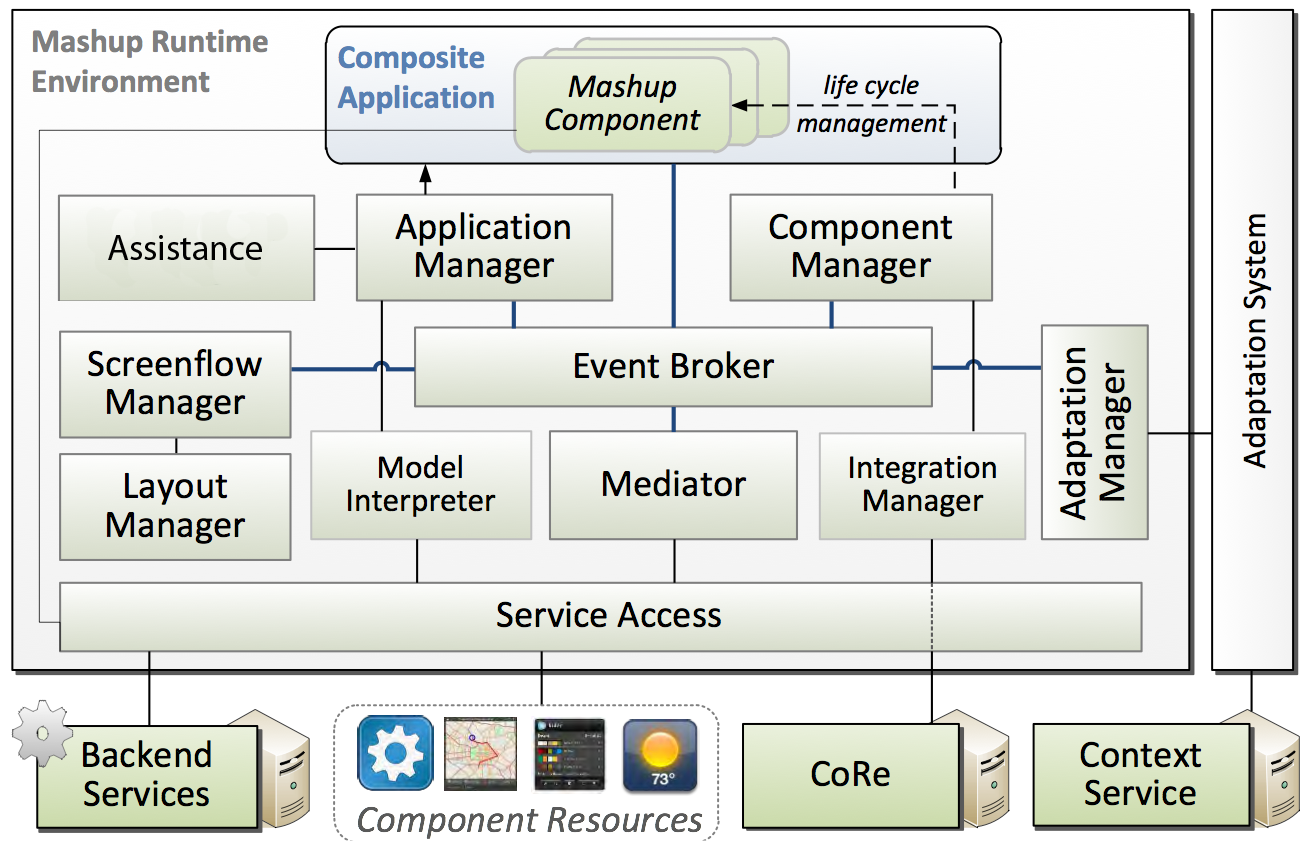
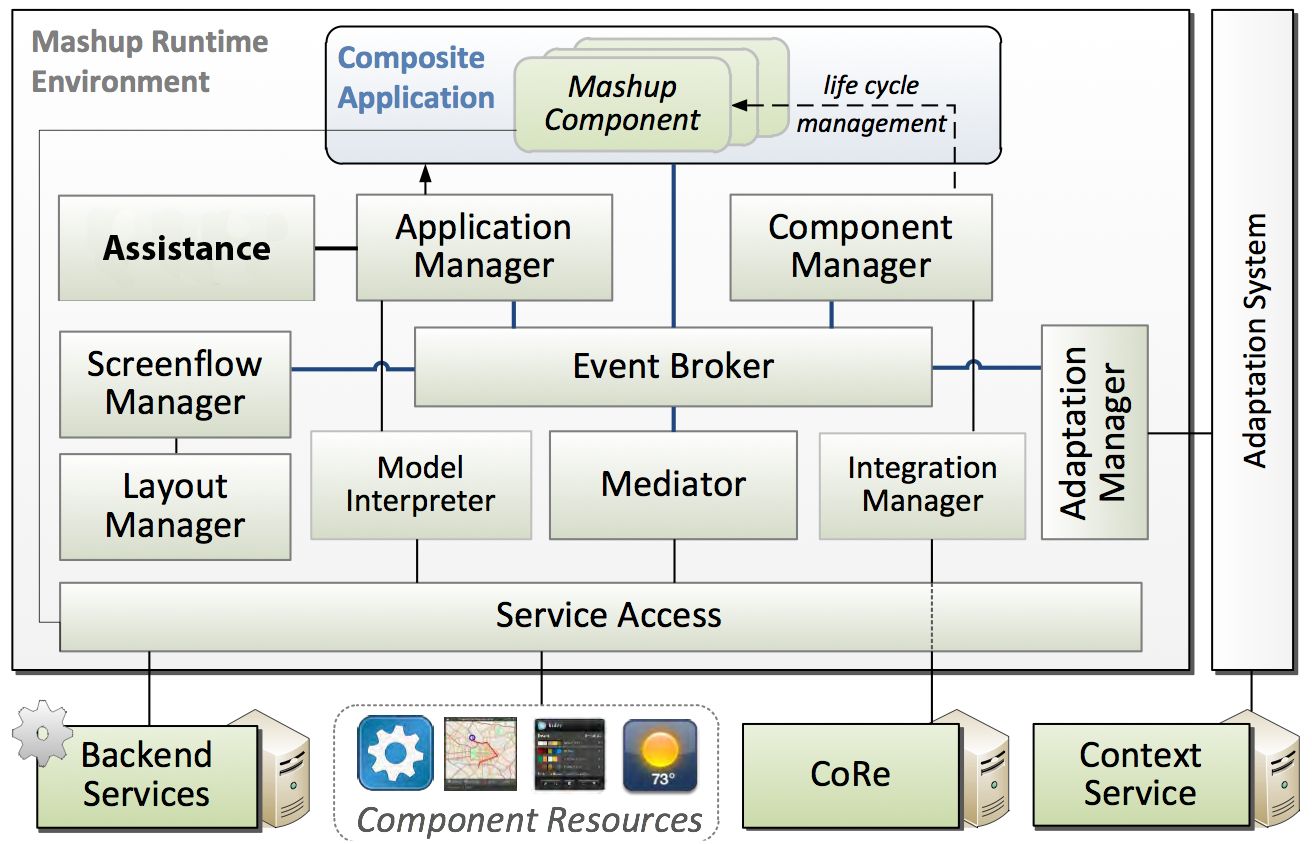
Layered file, before and after one edit (1312x844). Changes by layer:
painted on "Assistance" over box(102, 235, 270, 260)
added layer "Shape 1" in group "Group 1" over box(315, 246, 358, 251)
painted on "Layer 2" over box(314, 247, 355, 250)
